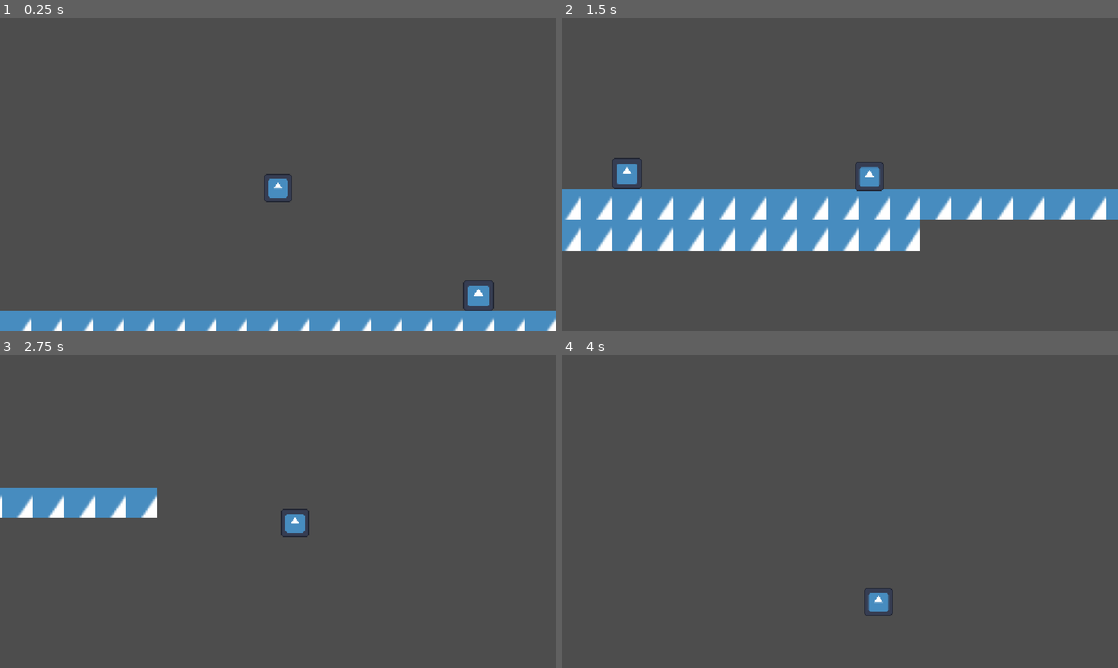
Above: before the commit, frames 1-4 (two rows, left to right).
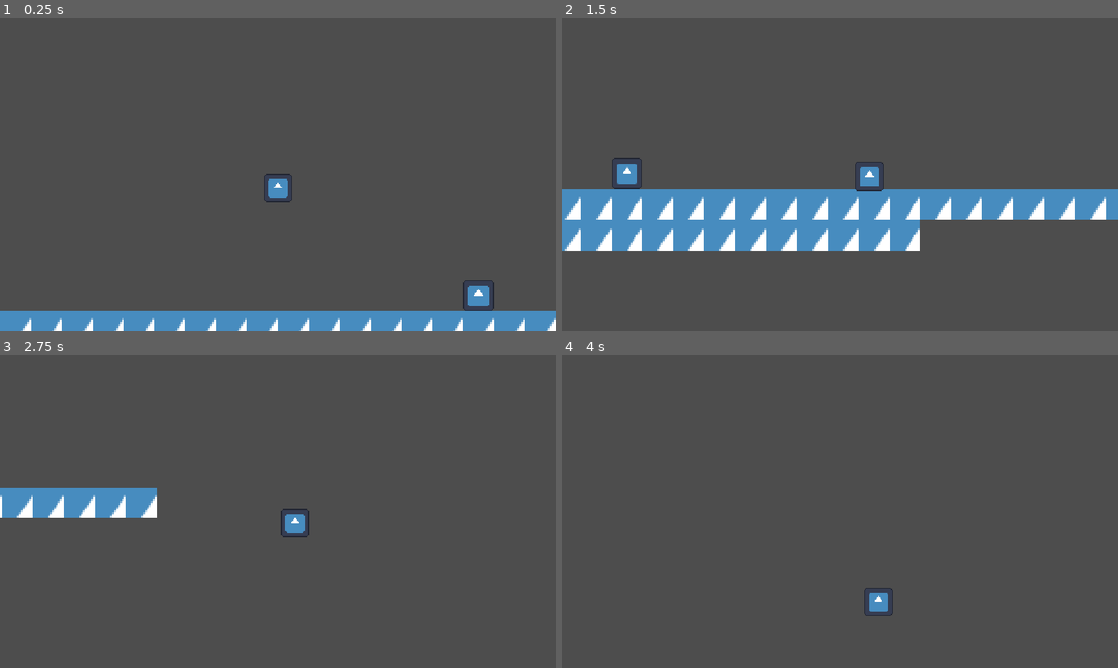
Above: after the commit, the same moments.

Repository: skueee/jame-gam-26
Game: Godot game, scene res://main.tscn
Two runs of this game, one before a commit and one after it. Both use one fixed random seed, a clock stepped at 60 frames per second and the inputs below. The engine's default icon, where the game draws it, is replaced by a stand-in: a white triangle on a blue panel in a dark square.
Inputs (mouse positions are in pixels of both pictures, inside the frame that each line leads up to):
- Up to frame 1 (0.25 s): no input
- Up to frame 2 (1.5 s): tap Enter at 0.5 s; move the mouse to (962, 158) at 0.52 s; hold Right (right) from 0.53 s (still down); tap Space (continue) at 0.6 s; click (962, 158) at 0.67 s; tap Up (up) at 0.77 s; move the mouse to (728, 190) at 1.27 s; tap Alt at 1.35 s
- Up to frame 3 (2.75 s): tap Up (up) at 1.52 s; move the mouse to (333, 442) at 2.02 s; release Right (right) at 2.03 s; hold Left (left) from 2.03 s (still down); tap Shift at 2.1 s
- Up to frame 4 (4 s): move the mouse to (812, 574) at 2.77 s; release Left (left) at 2.78 s; hold Right (right) from 2.78 s (still down); tap Space (continue) at 2.85 s; click (812, 574) at 2.92 s; tap Up (up) at 3.02, 3.77 s; move the mouse to (1006, 558) at 3.52 s; tap Alt at 3.6 s

The runs differ from the first frame. In frame 1, 0.3% of the frame differs, in the area x 3-100%, y 51-100%; in frame 2, 0.7%, in the area x 0-98%, y 47-75%; in frame 3, 0.1%; in frame 4, less than 0.1%.

Commit message:
torch v1

Diff:
--- a/project.godot
+++ b/project.godot
@@ -72,6 +72,7 @@
 
 [rendering]
 
+textures/canvas_textures/default_texture_filter=0
 rendering_device/driver.windows="d3d12"
 renderer/rendering_method="mobile"
 2d/snap/snap_2d_vertices_to_pixel=true
--- /dev/null
+++ b/torch.tscn
@@ -0,0 +1,50 @@
+[gd_scene format=3 uid="uid://b4mxlk2it25gx"]
+
+[ext_resource type="Texture2D" uid="uid://vvxyri77idsx" path="res://torch.png" id="1_pa17o"]
+
+[sub_resource type="Gradient" id="Gradient_ukc20"]
+offsets = PackedFloat32Array(0, 0.99753696)
+colors = PackedColorArray(1, 0, 0, 1, 1, 1, 0, 1)
+
+[sub_resource type="GDScript" id="GDScript_tsws6"]
+resource_name = "change-color"
+script/source = "extends CPUParticles2D
+@export_category(\"Torch Customisation\")
+@export var color_start: Color = \"#ff0000\"
+@export var color_finish: Color = \"ffff00\"
+func _ready():
+	var custom = Gradient.new()
+	custom.set_color(0, color_start)
+	custom.set_color(1, color_finish)
+	color_ramp = custom
+"
+
+[sub_resource type="Gradient" id="Gradient_tsws6"]
+colors = PackedColorArray(1, 0, 0, 1, 0.5921569, 0, 0, 1)
+
+[node name="Fireeffect" type="CPUParticles2D" unique_id=7705216]
+amount = 128
+lifetime = 0.48
+randomness = 0.45
+lifetime_randomness = 0.23
+emission_shape = 1
+emission_sphere_radius = 3.0
+gravity = Vector2(0, -100)
+color_ramp = SubResource("Gradient_ukc20")
+script = SubResource("GDScript_tsws6")
+
+[node name="CPUParticles2D" type="CPUParticles2D" parent="." unique_id=1425113711]
+amount = 4
+lifetime = 0.5
+explosiveness = 0.3
+lifetime_randomness = 0.36
+direction = Vector2(0, -1)
+gravity = Vector2(0, 500)
+initial_velocity_min = 48.37
+initial_velocity_max = 183.29
+color = Color(1, 0, 0, 1)
+color_ramp = SubResource("Gradient_tsws6")
+
+[node name="Sprite2D" type="Sprite2D" parent="." unique_id=2006497906]
+position = Vector2(0, 4)
+texture = ExtResource("1_pa17o")
Not shown, added: pallete.png.import
Binary file added: torch.png
Not shown, added: torch.png.import
